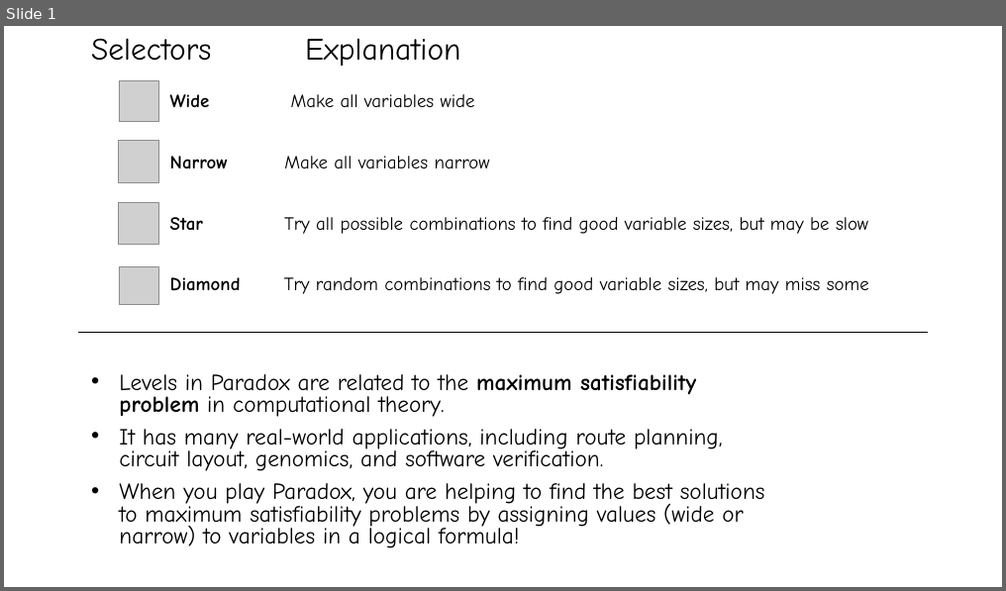
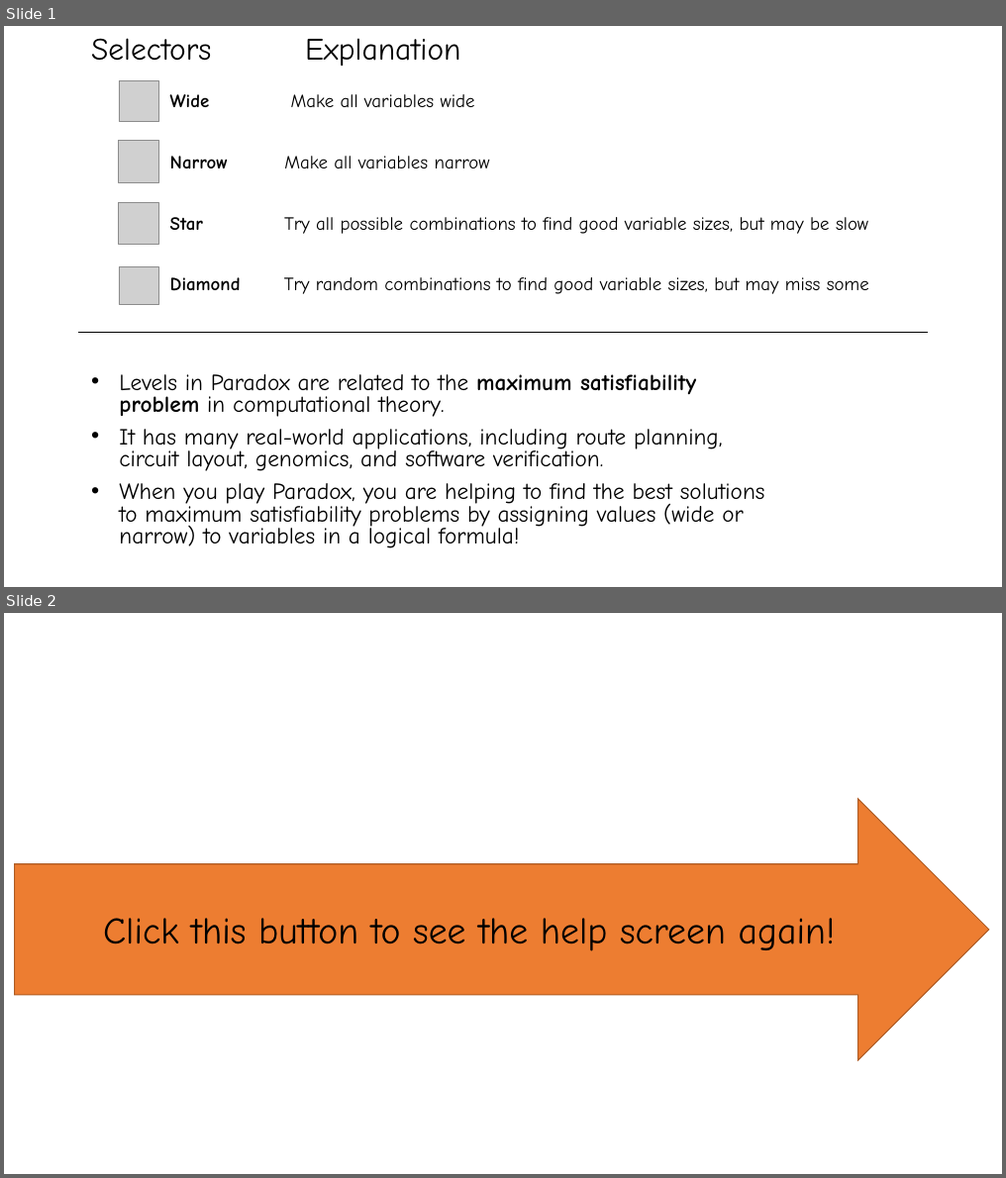
Before and after one commit to mernst/verigames, a slide deck: flash/PipeJam3/lib/assets/splash/GameHelpRaw.pptx. Shown one above the other, each under a label of ours: slide 1 before the commit, slides 1 and 2 after it. The pictures are 1006x591 and 1006x1178 pixels, drawn with LibreOffice and Linux fonts; fonts in the diff are those of the drawing; grey boxes stand for pictures; background and template pictures are left out. Boxes give left, top, right and bottom in pixels: in the first picture for what was removed or moved away, otherwise in the second. Text is boxed around its words. In the diff, an @@ line names an element or a change of style, - is before the commit and + after.

Commit message:
Added a small arrow pointing to the ? button when the first time the Help screen is opened.

```diff
--- a/flash/PipeJam3/lib/assets/splash/GameHelpRaw.pptx
+++ b/flash/PipeJam3/lib/assets/splash/GameHelpRaw.pptx
@@ slide 2 added at (4, 613, 1002, 1174), background picture (left out) @@
@@ right arrow added at (15, 799, 989, 1060), fill #ED7D31, outline #AF5C24 1 pt, 36 pt, text #000000 @@
+Click this button to see the help screen again!
```
Also in this commit, not shown: 6 other files.
